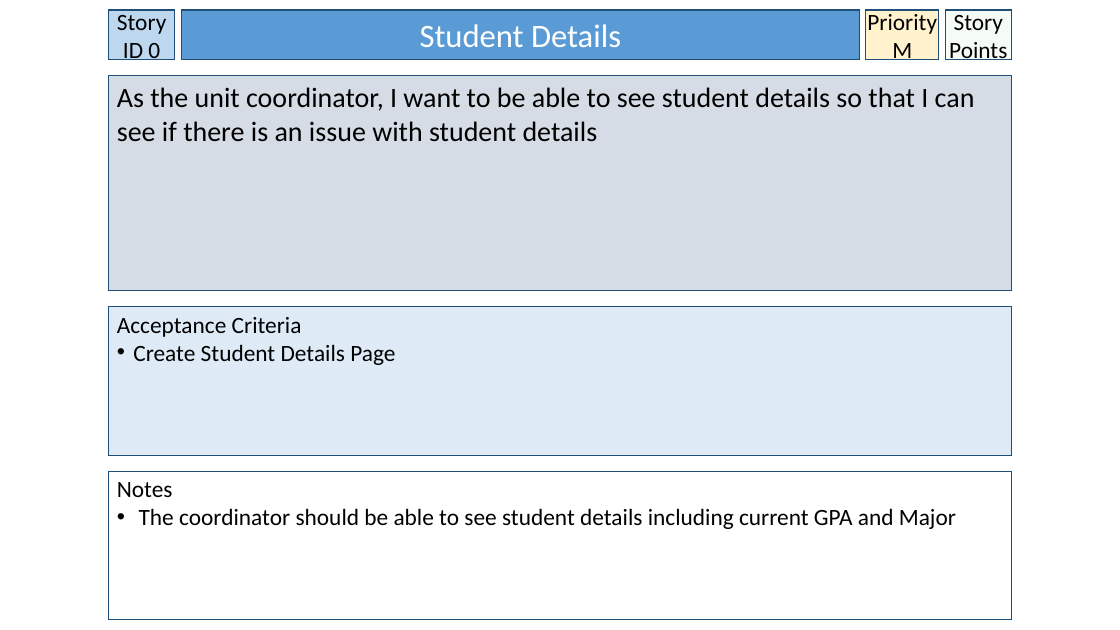
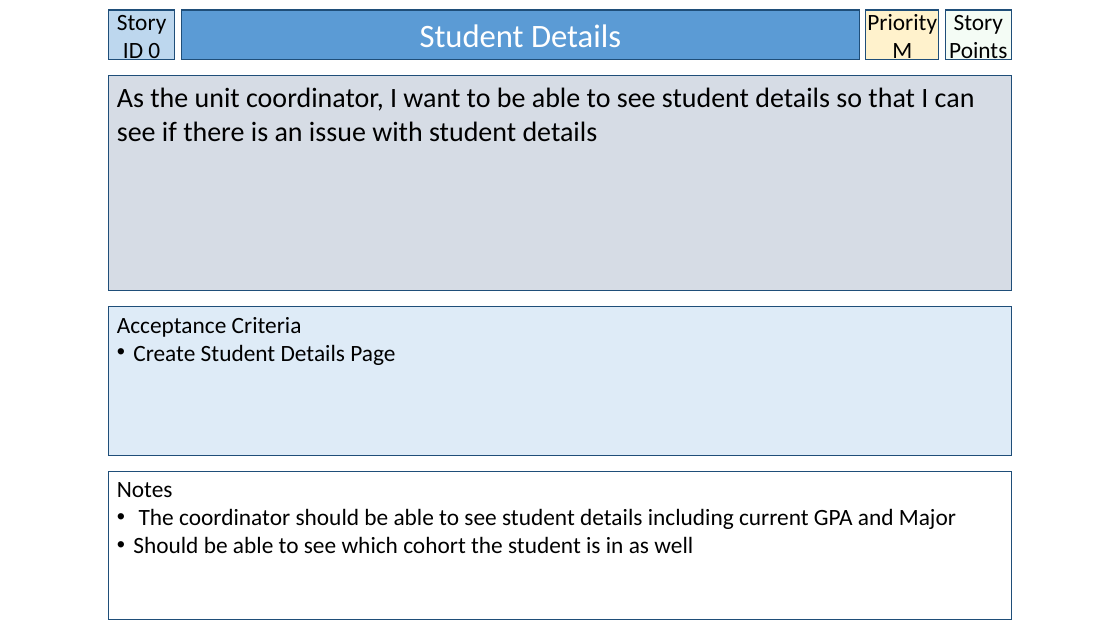
Before and after one commit to BrissyKim/group14, a slide deck: slide 3 of User_story/Yoon User Stories.pptx (slide 1 before the commit). Drawn at 1120x630 pixels with LibreOffice and Linux fonts; fonts in the diff are those of the drawing. Boxes give left, top, right and bottom in pixels: in the first picture for what was removed or moved away, otherwise in the second. Text is boxed around its words. In the diff, an @@ line names an element or a change of style, - is before the commit and + after.

```diff
--- a/User_story/Yoon User Stories.pptx
+++ b/User_story/Yoon User Stories.pptx
@@ text in rectangle at box(133, 536, 693, 553): paragraph added @@
+• Should be able to see which cohort the student is in as well
```
Also in this commit, not shown: 1 other slide changed, 2 slides added.
